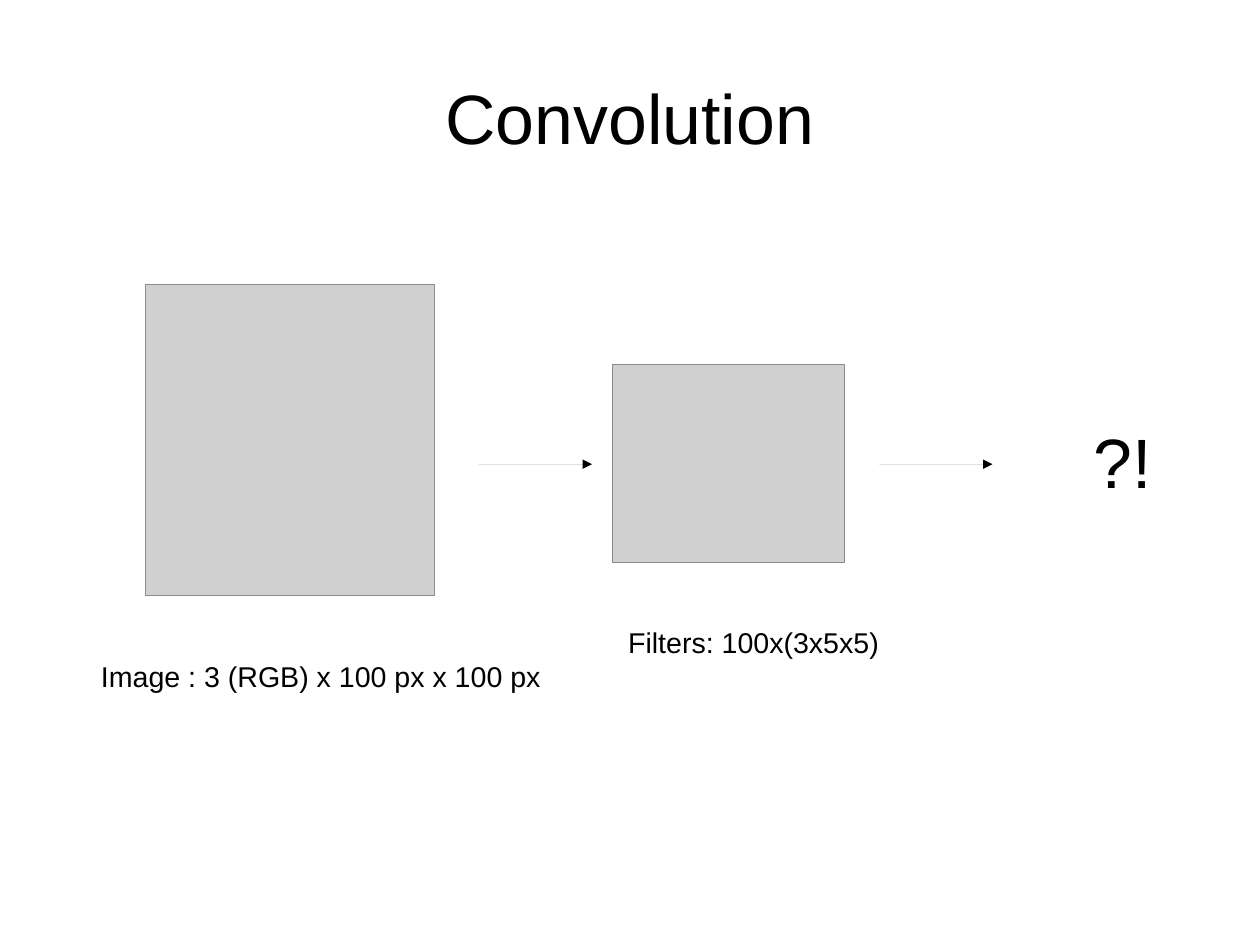
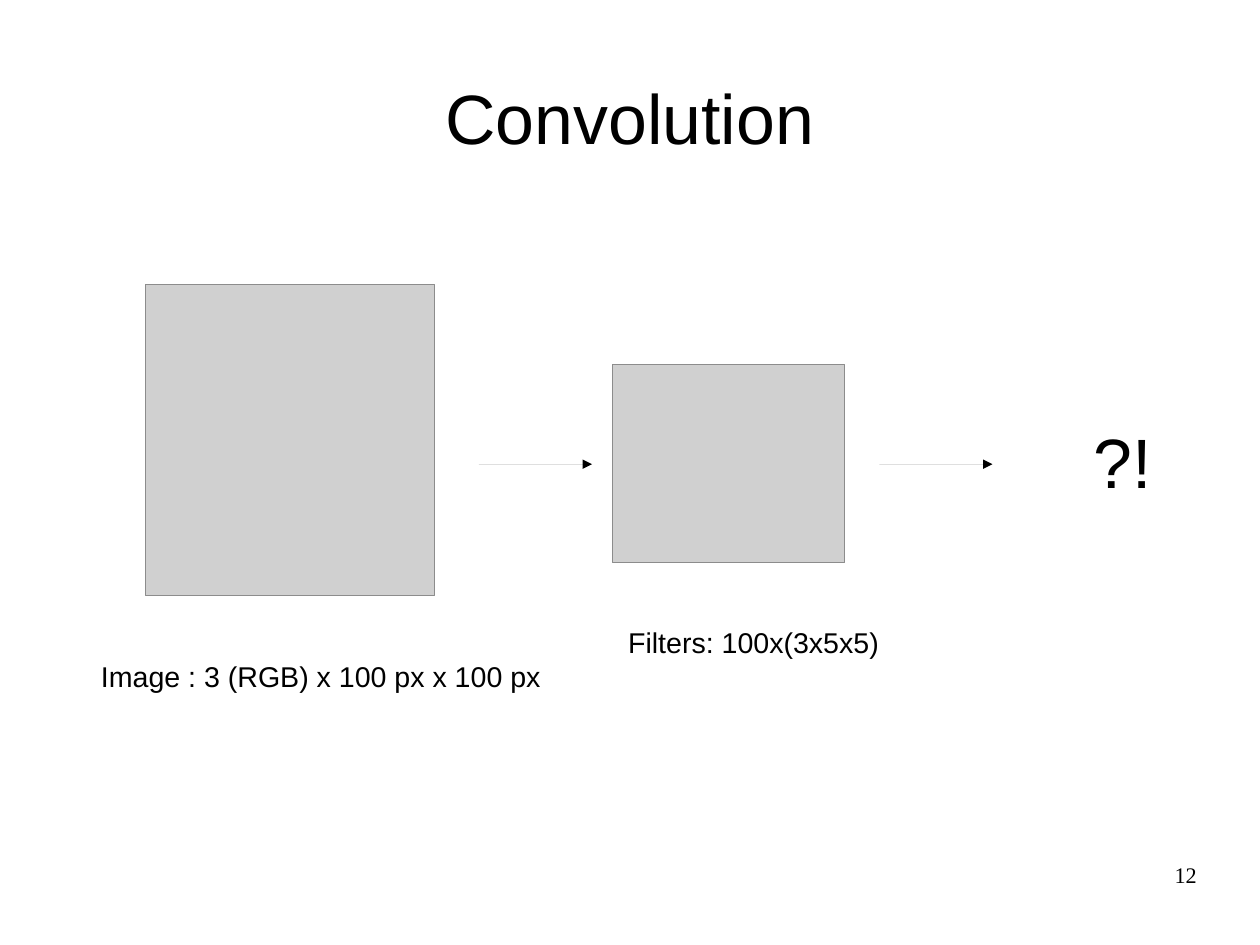
Before and after one commit to yandexdataschool/CSC_deeplearning, a slide deck: slide 12 of day1_am/lecture2.odp. Drawn at 1260x945 pixels with LibreOffice and Linux fonts; fonts in the diff are those of the drawing; grey boxes stand for pictures. Boxes give left, top, right and bottom in pixels: in the first picture for what was removed or moved away, otherwise in the second. Text is boxed around its words. In the diff, an @@ line names an element or a change of style, - is before the commit and + after.

Commit message:
fix lectures

```diff
--- a/day1_am/lecture2.odp
+++ b/day1_am/lecture2.odp
@@ page number added at (x1=1175, y1=868, x2=1197, y2=883), 14 pt, text #000000 @@
+12
```
Also in this commit, not shown: 16 other slides changed, 1 slide added, 1 slide removed, 1 other file.
